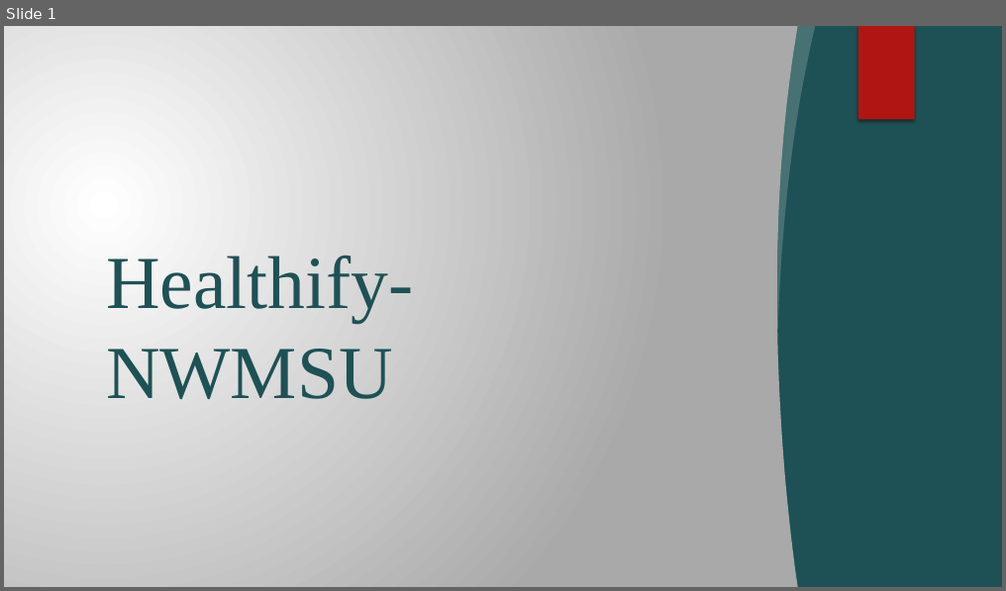
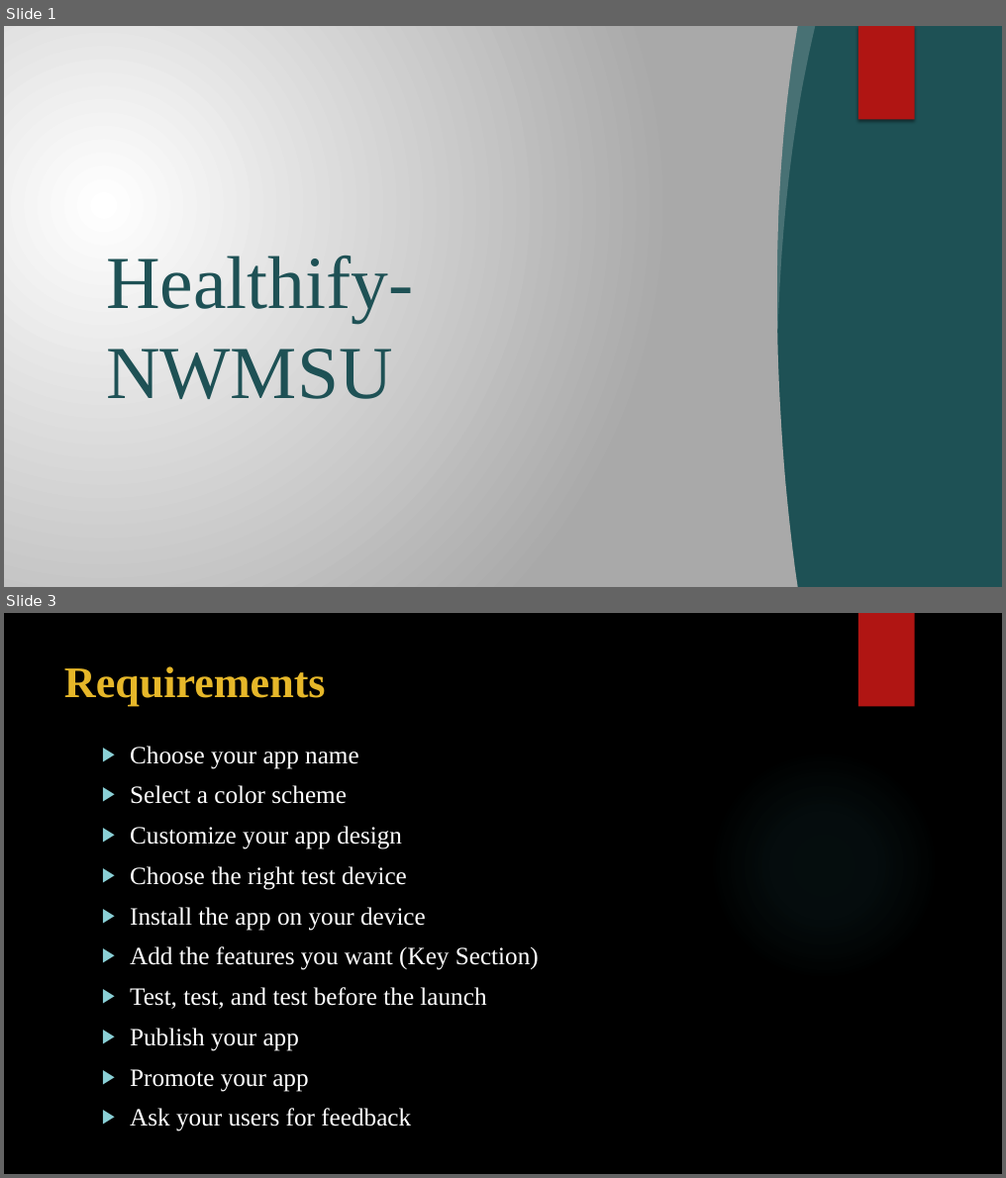
Before and after one commit to sowmyathogiti/Healthify, a slide deck: Healthify-NWMSU.pptx. Shown one above the other, each under a label of ours: slide 1 before the commit, slides 1 and 3 after it; the slides between them are not shown. The pictures are 1006x591 and 1006x1178 pixels, drawn with LibreOffice and Linux fonts; fonts in the diff are those of the drawing; background and template pictures are left out. Boxes give left, top, right and bottom in pixels: in the first picture for what was removed or moved away, otherwise in the second. Text is boxed around its words. In the diff, an @@ line names an element or a change of style, - is before the commit and + after.

```diff
--- a/Healthify-NWMSU.pptx
+++ b/Healthify-NWMSU.pptx
@@ slide 3 added at <box>4,613,1002,1174</box>, background picture (left out) @@
@@ rectangle added at <box>858,613,915,707</box>, fill #B01513 @@
@@ title added at <box>64,666,326,706</box>, 42 pt, text #E6B729, bold @@
+Requirements
@@ text added at <box>130,746,539,1132</box>, 24 pt, text #FFFFFF @@
+▶ Choose your app name
+▶ Select a color scheme
+▶ Customize your app design
+▶ Choose the right test device
+▶ Install the app on your device
+▶ Add the features you want (Key Section)
+▶ Test, test, and test before the launch
+▶ Publish your app
+▶ Promote your app
+▶ Ask your users for feedback
@@ ellipse added at <box>709,750,939,980</box>, fill gradient #50B9C1 @@
```
Also in this commit, not shown: 8 slides changed.
